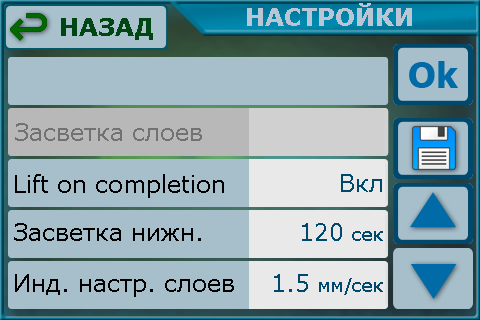
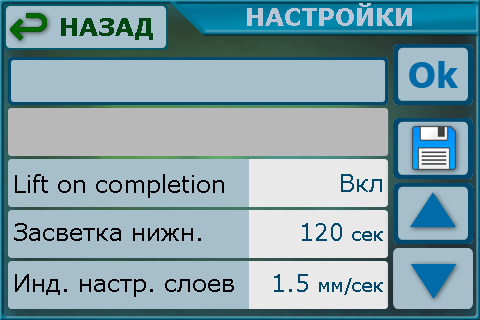
Comparing the layer stacks of the two 480×320 images. Changes:
hid "Засветка слоев" over [15, 123, 202, 141]
hid "Item2 frame2" over [249, 111, 387, 153]
hid "Item2 frame0" over [249, 108, 389, 156]
showed "Item1 frame" over [8, 57, 389, 105]
